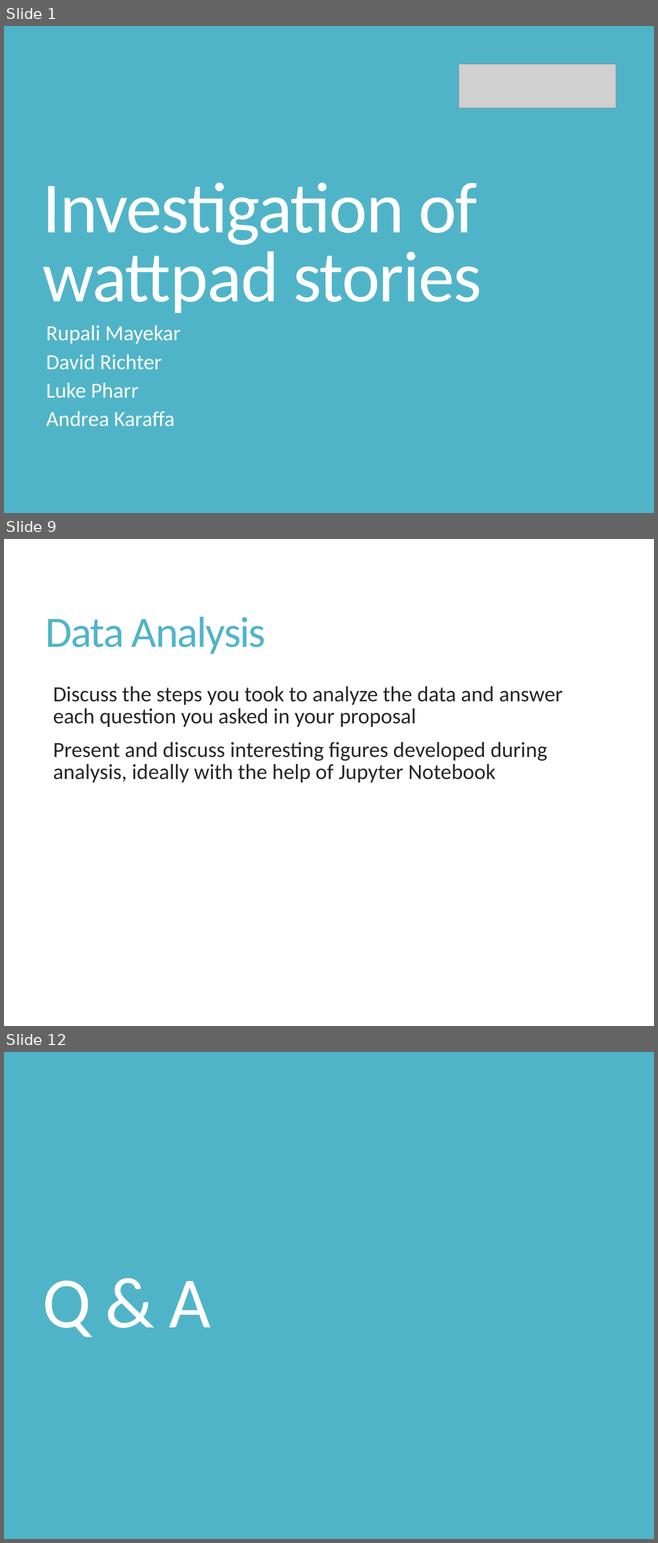
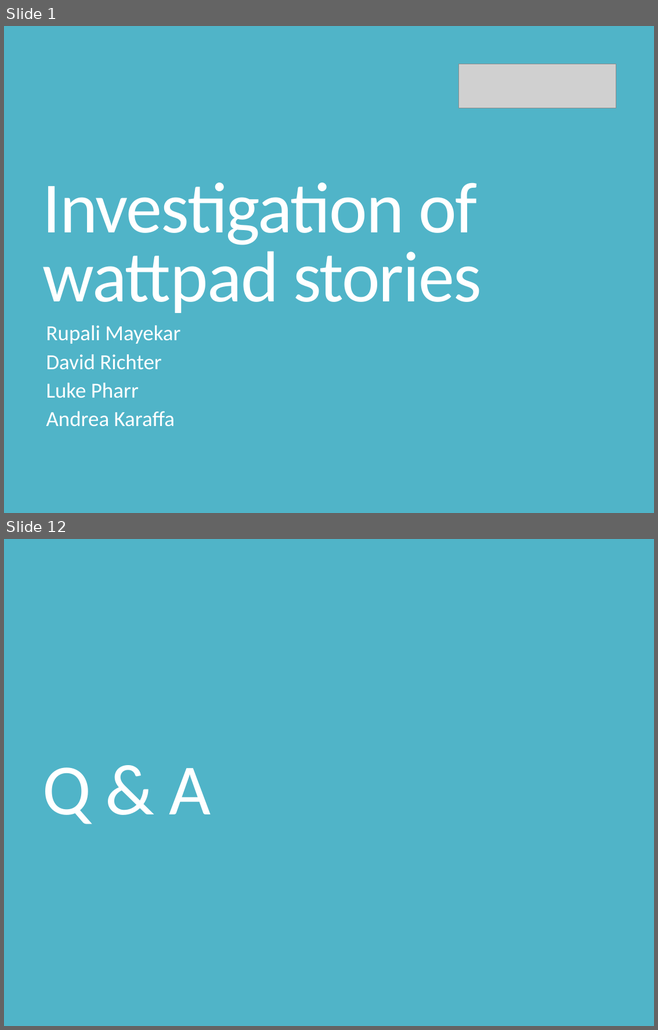
Before and after one commit to rupalimayekar/ProjectWattpad, a slide deck: WattpadPrez.pptx. Shown one above the other, each under a label of ours: slides 1, 9 and 12 before the commit, slides 1 and 12 after it; the slides between them are not shown. The pictures are 658x1543 and 658x1030 pixels, drawn with LibreOffice and Linux fonts; fonts in the diff are those of the drawing; grey boxes stand for pictures. Boxes give left, top, right and bottom in pixels: in the first picture for what was removed or moved away, otherwise in the second. Text is boxed around its words. In the diff, an @@ line names an element or a change of style, - is before the commit and + after.

```diff
--- a/WattpadPrez.pptx
+++ b/WattpadPrez.pptx
@@ slide 9 removed at (4, 539, 654, 1026), background #FFFFFF @@
@@ title removed at (46, 617, 266, 654) @@
-Data Analysis
@@ text removed at (53, 686, 563, 783) @@
-  Discuss the steps you took to analyze the data and answer each question you asked in your proposal
-  Present and discuss interesting figures developed during analysis, ideally with the help of Jupyter Notebook
```
Also in this commit, not shown: 8 slides changed, 2 slides added, 1 other slide removed, 9 other files.
